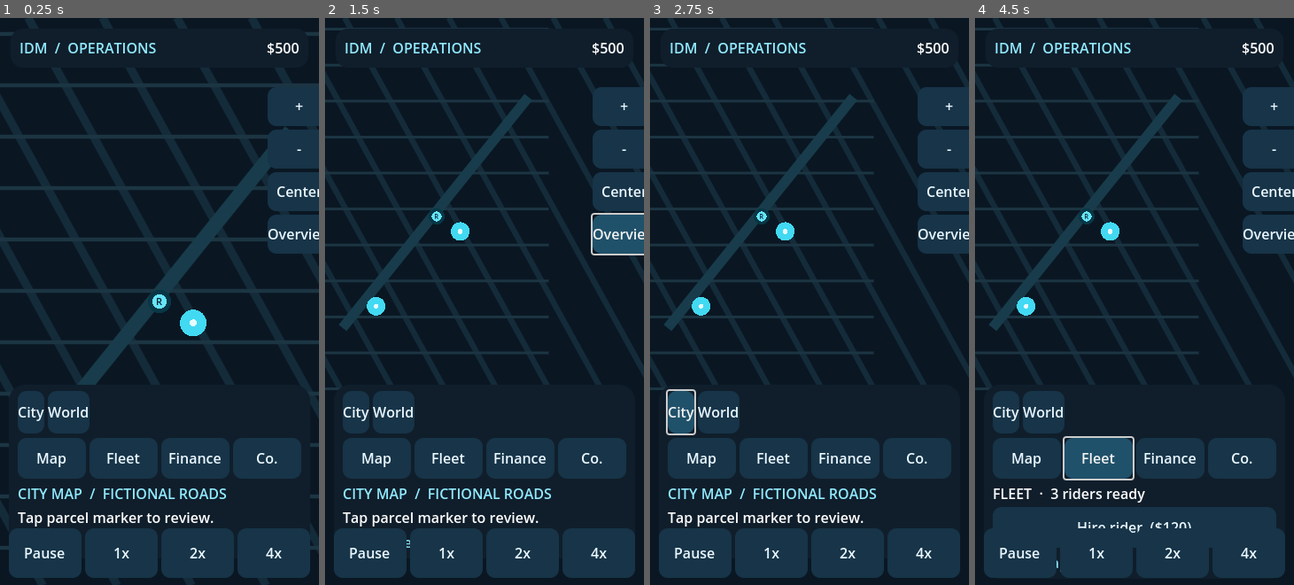
Above: before the commit, frames 1-4 (left to right).
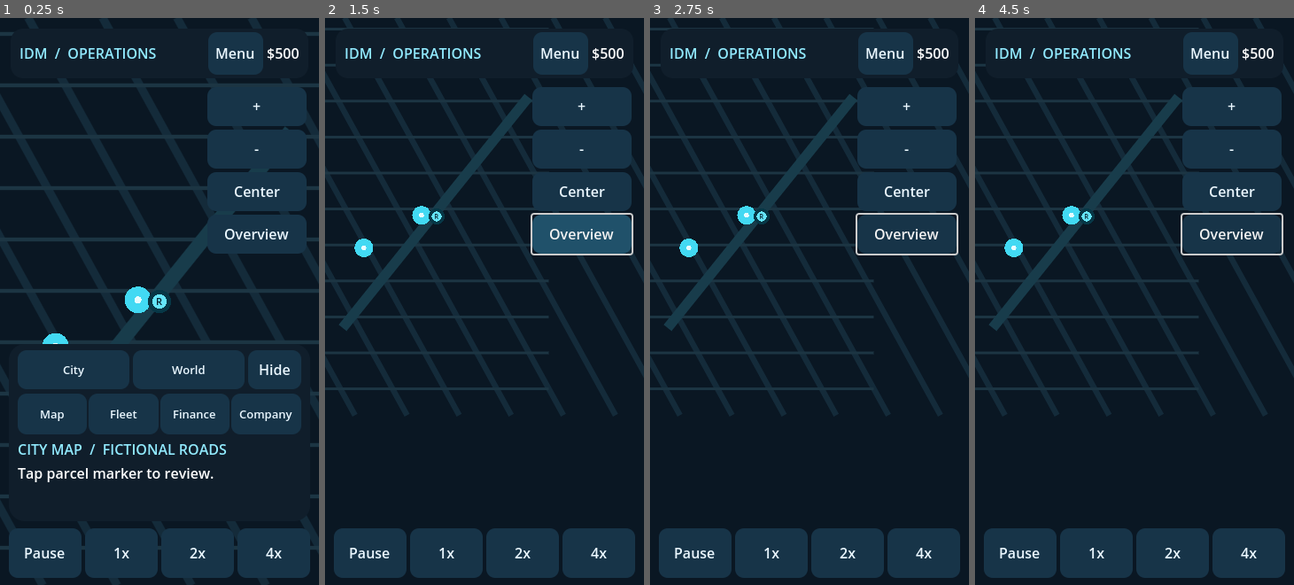
Above: after the commit, the same moments.

Repository: UphyRaop/idle-delivery-manager
Game: Godot game, scene res://scenes/main.tscn
The game is run twice, just before and just after one commit, with the same random seed, the same clock (stepped at 60 frames per second) and the same inputs.
Inputs (mouse positions are in pixels of both pictures, inside the frame that each line leads up to):
- Up to frame 1 (0.25 s): no input
- Up to frame 2 (1.5 s): click (561, 52) at 0.5 s, where only the run after the commit has a clickable "Menu"; click "Overview" at 1.25 s
- Up to frame 3 (2.75 s): click (681, 414) at 2 s, where only the run before the commit has a clickable "City"
- Up to frame 4 (4.5 s): click (1045, 414) at 2.75 s, where only the run before the commit has a clickable "World"; click (1026, 460) at 3.5 s, where only the run before the commit has a clickable "Map"; click (1099, 460) at 4.25 s, where only the run before the commit has a clickable "Fleet"

The runs differ from the first frame. In frame 1, 25% of the frame differs, in the area x 5-100%, y 2-90%; in frame 2, 17%; in frame 3, 17%; in frame 4, 20%.

Commit message:
Fix UI V2 mobile gameplay interactions

Diff:
--- /dev/null
+++ b/favicon.svg
@@ -0,0 +1,6 @@
+<svg xmlns="http://www.w3.org/2000/svg" viewBox="0 0 48 48">
+  <rect width="48" height="48" rx="12" fill="#0a1723"/>
+  <path d="M8 36 36 8M9 12l27 27" stroke="#1c3543" stroke-width="5"/>
+  <circle cx="18" cy="29" r="5" fill="#42d9f3"/>
+  <circle cx="32" cy="17" r="3" fill="#e6fcff"/>
+</svg>
--- a/scripts/game.gd
+++ b/scripts/game.gd
@@ -28,7 +28,12 @@
 var speed_buttons: Dictionary = {}
 var sheet: PanelContainer
 var sheet_content: VBoxContainer
+var sheet_toggle_button: Button
+var map_controls: GridContainer
 var selected_tab := "Map"
+var selected_subtab := "City"
+var sheet_open := true
+var last_tap_msec := 0
 var map_mode := "City"
 var map_zoom := 1.0
 var map_pan := Vector2.ZERO
@@ -42,6 +47,8 @@
 func _ready() -> void:
 	_load_game()
 	_build_ui()
+	get_viewport().size_changed.connect(_layout_ui)
+	_layout_ui()
 	_refresh()
 	if orders.is_empty():
 		_spawn_order()
@@ -74,8 +81,11 @@
 	top.offset_left = 12
 	top.offset_top = 12
 	top.offset_right = -12
-	top.offset_bottom = 56
-	top.add_theme_stylebox_override("panel", _panel_style("#101e2b", 14))
+	top.offset_bottom = 68
+	var top_style := _panel_style("#101e2b", 14)
+	top_style.content_margin_top = 4
+	top_style.content_margin_bottom = 4
+	top.add_theme_stylebox_override("panel", top_style)
 	add_child(top)
 	var top_row := HBoxContainer.new()
 	top.add_child(top_row)
@@ -84,30 +94,36 @@
 	brand.size_flags_horizontal = Control.SIZE_EXPAND_FILL
 	brand.add_theme_color_override("font_color", Color("#91eaff"))
 	top_row.add_child(brand)
+	sheet_toggle_button = _button("Menu", _toggle_sheet)
+	sheet_toggle_button.custom_minimum_size = Vector2(62, 44)
+	top_row.add_child(sheet_toggle_button)
 	cash_label = Label.new()
 	cash_label.horizontal_alignment = HORIZONTAL_ALIGNMENT_RIGHT
 	top_row.add_child(cash_label)
 
-	var map_controls := VBoxContainer.new()
+	map_controls = GridContainer.new()
+	map_controls.columns = 1
 	map_controls.set_anchors_and_offsets_preset(Control.PRESET_TOP_RIGHT)
-	map_controls.offset_left = -58
+	map_controls.offset_left = -126
 	map_controls.offset_top = 78
-	map_controls.offset_right = -12
-	map_controls.offset_bottom = 245
+	map_controls.offset_right = -10
+	map_controls.offset_bottom = 260
+	map_controls.add_theme_constant_override("h_separation", 4)
+	map_controls.add_theme_constant_override("v_separation", 4)
 	add_child(map_controls)
 	var zoom_in := _button("+", func(): _zoom_map(1.25))
 	var zoom_out := _button("-", func(): _zoom_map(0.8))
 	var recenter := _button("Center", _recenter_map)
 	var overview := _button("Overview", _toggle_world)
 	for control in [zoom_in, zoom_out, recenter, overview]:
-		control.custom_minimum_size = Vector2(46, 44)
+		control.custom_minimum_size = Vector2(112, 44)
 		map_controls.add_child(control)
 
 	sheet = PanelContainer.new()
 	sheet.set_anchors_and_offsets_preset(Control.PRESET_BOTTOM_WIDE)
 	sheet.offset_left = 10
 	sheet.offset_right = -10
-	sheet.offset_top = -226
+	sheet.offset_top = -272
 	sheet.offset_bottom = -72
 	sheet.add_theme_stylebox_override("panel", _panel_style("#101e2b", 18))
 	add_child(sheet)
@@ -115,18 +131,27 @@
 	sheet_content.add_theme_constant_override("separation", 5)
 	sheet.add_child(sheet_content)
 
+	var sheet_header := HBoxContainer.new()
+	sheet_content.add_child(sheet_header)
 	var subtabs := HBoxContainer.new()
-	sheet_content.add_child(subtabs)
-	for name in ["City", "World"]:
-		subtabs.add_child(_button(name, func(): _set_subtab(name)))
+	subtabs.size_flags_horizontal = Control.SIZE_EXPAND_FILL
+	sheet_header.add_child(subtabs)
+	var close_sheet := _button("Hide", _toggle_sheet)
+	close_sheet.custom_minimum_size = Vector2(60, 44)
+	sheet_header.add_child(close_sheet)
 	var nav := HBoxContainer.new()
+	nav.add_theme_constant_override("separation", 2)
 	sheet_content.add_child(nav)
-	for name in ["Map", "Fleet", "Finance", "Co."]:
-		var button := _button(name, func(): _set_tab(name))
+	for name in ["Map", "Fleet", "Finance", "Company"]:
+		var internal_tab: String = "Co." if name == "Company" else name
+		var button := _button(name, func(): _set_tab(internal_tab))
 		button.size_flags_horizontal = Control.SIZE_EXPAND_FILL
+		button.custom_minimum_size = Vector2(0, 46)
+		button.add_theme_font_size_override("font_size", 13)
 		button.custom_minimum_size.y = 46
 		nav.add_child(button)
 
+	subtabs.name = "Subtabs"
 	order_list = VBoxContainer.new()
 	order_list.size_flags_vertical = Control.SIZE_EXPAND_FILL
 	sheet_content.add_child(order_list)
@@ -161,9 +186,55 @@
 	style.content_margin_bottom = 7
 	return style
 
+func _layout_ui() -> void:
+	if not is_instance_valid(map_view) or not is_instance_valid(sheet):
+		return
+	var window := get_window()
+	if window.size.x > 0 and window.size.y > 0:
+		window.content_scale_size = window.size
+	var viewport_size := get_viewport_rect().size
+	var is_landscape := viewport_size.x > viewport_size.y
+	var selected := _find_order(selected_order)
+	var order_detail_open: bool = selected_tab == "Map" and not selected.is_empty() and selected["status"] == "Waiting"
+	var panel_height: int = 240 if order_detail_open else 200
+	map_controls.columns = 4 if is_landscape else 1
+	if is_landscape:
+		map_controls.set_anchors_and_offsets_preset(Control.PRESET_TOP_LEFT if order_detail_open else Control.PRESET_TOP_RIGHT)
+		map_controls.offset_left = 10 if order_detail_open else -458
+		map_controls.offset_right = 458 if order_detail_open else -10
+		map_controls.offset_top = 72
+		map_controls.offset_bottom = 122
+		for control in map_controls.get_children():
+			control.custom_minimum_size = Vector2(108, 44)
+		sheet.set_anchors_and_offsets_preset(Control.PRESET_BOTTOM_RIGHT)
+		sheet.offset_left = -332
+		sheet.offset_right = -10
+		sheet.offset_top = -(panel_height + 72)
+		sheet.offset_bottom = -72
+	else:
+		map_controls.set_anchors_and_offsets_preset(Control.PRESET_TOP_RIGHT)
+		map_controls.offset_left = -126
+		map_controls.offset_top = 78
+		map_controls.offset_bottom = 260
+		for control in map_controls.get_children():
+			control.custom_minimum_size = Vector2(112, 44)
+		sheet.set_anchors_and_offsets_preset(Control.PRESET_BOTTOM_WIDE)
+		sheet.offset_left = 10
+		sheet.offset_right = -10
+		sheet.offset_top = -(panel_height + 72)
+		sheet.offset_bottom = -72
+
 func _zoom_map(factor: float) -> void:
+	var center := map_view.size * 0.5
+	var world_center := (center - map_pan) / map_zoom
 	map_zoom = clampf(map_zoom * factor, 0.65, 2.5)
+	map_pan = center - world_center * map_zoom
+	_clamp_map_pan()
 	map_view.queue_redraw()
+
+func _clamp_map_pan() -> void:
+	map_pan.x = clampf(map_pan.x, -map_view.size.x * 0.8, map_view.size.x * 0.8)
+	map_pan.y = clampf(map_pan.y, -map_view.size.y * 0.8, map_view.size.y * 0.8)
 
 func _recenter_map() -> void:
 	map_pan = Vector2.ZERO
@@ -172,19 +243,40 @@
 
 func _toggle_world() -> void:
 	world_map = not world_map
+	selected_subtab = "World" if world_map else "City"
+	map_mode = selected_subtab
 	map_zoom = 0.7 if world_map else 1.0
 	map_pan = Vector2.ZERO
 	status_label.text = "World overview" if world_map else "City map"
+	_refresh()
 
 func _set_subtab(name: String) -> void:
-	map_mode = name
-	world_map = name == "World"
-	map_view.queue_redraw()
-	status_label.text = name + " map"
+	selected_subtab = name
+	if selected_tab == "Map":
+		map_mode = name
+		world_map = name == "World"
+		map_zoom = 0.7 if world_map else 1.0
+		map_pan = Vector2.ZERO
+		map_view.queue_redraw()
+		status_label.text = name + " map"
+	else:
+		status_label.text = name + " selected"
+	_refresh()
 
 func _set_tab(name: String) -> void:
 	selected_tab = name
-	_refresh()
+	if name == "Map":
+		selected_subtab = "World" if world_map else "City"
+	else:
+		selected_subtab = {"Fleet":"Riders", "Finance":"Overview", "Co.":"Operations"}.get(name, "City")
+	status_label.text = ""
+	_refresh()
+
+func _toggle_sheet() -> void:
+	sheet_open = not sheet_open
+	sheet.visible = sheet_open
+	if is_instance_valid(sheet_toggle_button):
+		sheet_toggle_button.text = "Hide" if sheet_open else "Menu"
 
 func _on_map_input(event: InputEvent) -> void:
 	if event is InputEventScreenTouch:
@@ -193,11 +285,17 @@
 			gesture_pan = map_pan
 			suppress_tap = false
 		elif not suppress_tap:
-			_select_marker(event.position)
+			var now := Time.get_ticks_msec()
+			if now - last_tap_msec < 320:
+				_zoom_map(1.4)
+			else:
+				_select_marker(event.position)
+			last_tap_msec = now
 	elif event is InputEventScreenDrag:
 		if event.position.distance_to(gesture_start) > 8:
 			suppress_tap = true
 		map_pan = gesture_pan + event.position - gesture_start
+		_clamp_map_pan()
 		map_view.queue_redraw()
 	elif event is InputEventMagnifyGesture:
 		_zoom_map(event.factor)
@@ -219,6 +317,7 @@
 		if event.position.distance_to(gesture_start) > 8:
 			suppress_tap = true
 		map_pan = gesture_pan + event.position - gesture_start
+		_clamp_map_pan()
 		map_view.queue_redraw()
 
 func _select_marker(point: Vector2) -> void:
@@ -250,8 +349,31 @@
 
 func _spawn_order() -> void:
 	if orders.size() >= 5:
-		return
-	var destination := Vector2(randf_range(0.15, 0.85), randf_range(0.2, 0.82))
+		for index in orders.size():
+			if orders[index]["status"] == "Delivered":
+				orders.remove_at(index)
+				break
+		if orders.size() >= 5:
+			return
+	var viewport_size := get_viewport_rect().size
+	var min_x := 0.12
+	var max_x := 0.60
+	var min_y := 0.35
+	var max_y := 0.62
+	if viewport_size.x > viewport_size.y:
+		max_x = 0.52
+		min_y = 0.34
+		max_y = 0.74
+	var destination := Vector2(randf_range(min_x, max_x), randf_range(min_y, max_y))
+	for attempt in 10:
+		var overlaps := false
+		for existing in orders:
+			if existing["status"] != "Delivered" and destination.distance_to(existing["destination"]) < 0.16:
+				overlaps = true
+				break
+		if not overlaps:
+			break
+		destination = Vector2(randf_range(min_x, max_x), randf_range(min_y, max_y))
 	orders.append({
 		"id": next_order_id,
 		"destination": destination,
@@ -340,10 +462,27 @@
 	cash_label.text = "$%0.0f" % cash
 	for child in order_list.get_children():
 		child.queue_free()
+	var subtabs: HBoxContainer = sheet_content.find_child("Subtabs", true, false)
+	if is_instance_valid(subtabs):
+		for child in subtabs.get_children():
+			child.queue_free()
+		var options: Array[String] = []
+		match selected_tab:
+			"Map": options = ["City", "World"]
+			"Fleet": options = ["Riders", "Management"]
+			"Finance": options = ["Overview", "Reports"]
+			_: options = ["Operations", "Expansion"]
+		for option in options:
+			var compact_label: String = str({"Management":"Manage", "Operations":"Ops", "Expansion":"Expand"}.get(option, option))
+			var subtab := _button(compact_label, func(): _set_subtab(option))
+			subtab.size_flags_horizontal = Control.SIZE_EXPAND_FILL
+			subtab.custom_minimum_size = Vector2(0, 44)
+			subtab.add_theme_font_size_override("font_size", 13)
+			subtabs.add_child(subtab)
 	match selected_tab:
 		"Map":
 			var heading := Label.new()
-			heading.text = "CITY MAP  /  FICTIONAL ROADS"
+			heading.text = "WORLD OVERVIEW  /  PROTOTYPE" if world_map else "CITY MAP  /  FICTIONAL ROADS"
 			heading.add_theme_color_override("font_color", Color("#91eaff"))
 			order_list.add_child(heading)
 			var selected := _find_order(selected_order)
@@ -360,21 +499,23 @@
 				order_list.add_child(hint)
 		"Fleet":
 			var label := Label.new()
-			label.text = "FLEET  ·  %d riders ready" % _ready_count()
+			label.text = "%s  ·  %d riders ready" % [selected_subtab.to_upper(), _ready_count()]
 			order_list.add_child(label)
-			var hire := _button("Hire rider  ($120)", _hire_rider)
+			var hire := _button("+  Hire rider  ($120)", _hire_rider)
 			hire.custom_minimum_size.y = 46
+			hire.disabled = cash < 120
 			order_list.add_child(hire)
 		"Finance":
 			var label := Label.new()
-			label.text = "FINANCE OVERVIEW"
+			label.text = "FINANCE  /  " + selected_subtab.to_upper()
 			order_list.add_child(label)
 			var figures := Label.new()
-			figures.text = "Cash $%0.0f  ·  Revenue $%0.0f  ·  Costs $%0.0f  ·  Delivered %d" % [cash, revenue_total, cost_total, delivered]
+			figures.text = "Cash $%0.0f  ·  Revenue $%0.0f\nCosts $%0.0f  ·  Delivered %d" % [cash, revenue_total, cost_total, delivered]
+			figures.add_theme_font_size_override("font_size", 13)
 			order_list.add_child(figures)
-		"Company":
+		"Co.", "Company":
 			var label := Label.new()
-			label.text = "OPERATIONS  ·  Phase 1"
+			label.text = selected_subtab.to_upper() + "  ·  Phase 1"
 			order_list.add_child(label)
 			var summary := Label.new()
 			summary.text = "%d active riders  ·  %d deliveries completed" % [riders.size(), delivered]
@@ -383,6 +524,7 @@
 	finance_summary = null
 	if is_instance_valid(map_view):
 		map_view.queue_redraw()
+	_layout_ui()
 
 func _ready_count() -> int:
 	var count := 0
@@ -473,6 +615,10 @@
 	speed = int(data.get("speed", 1))
 	orders.assign(data.get("orders", []))
 	riders.assign(data.get("riders", []))
+	for order in orders:
+		order["destination"] = _as_vector2(order.get("destination", ""), Vector2(0.5, 0.5))
+	for rider in riders:
+		rider["position"] = _as_vector2(rider.get("position", ""), Vector2(0.5, 0.5))
 	if riders.is_empty():
 		_new_game()
 	for rider in riders:
@@ -481,6 +627,19 @@
 			var order := _find_order(rider["order_id"])
 			if not order.is_empty():
 				order["status"] = "On route"
+
+func _as_vector2(value: Variant, fallback: Vector2) -> Vector2:
+	if value is Vector2:
+		return value
+	if value is Array and value.size() >= 2:
+		return Vector2(float(value[0]), float(value[1]))
+	if value is Dictionary and value.has("x") and value.has("y"):
+		return Vector2(float(value["x"]), float(value["y"]))
+	if value is String:
+		var parts: PackedStringArray = value.strip_edges().trim_prefix("(").trim_suffix(")").split(",")
+		if parts.size() >= 2:
+			return Vector2(parts[0].strip_edges().to_float(), parts[1].strip_edges().to_float())
+	return fallback
 
 func _new_game() -> void:
 	cash = STARTING_CASH
Not shown, changed: scripts/export-web.sh
